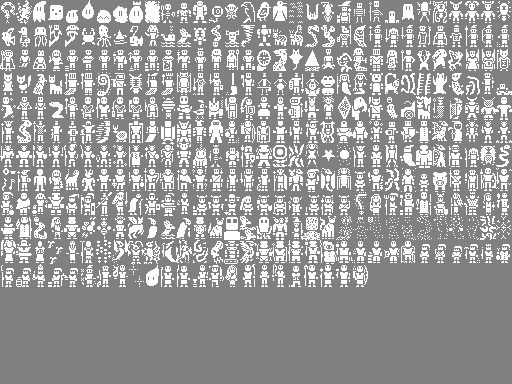
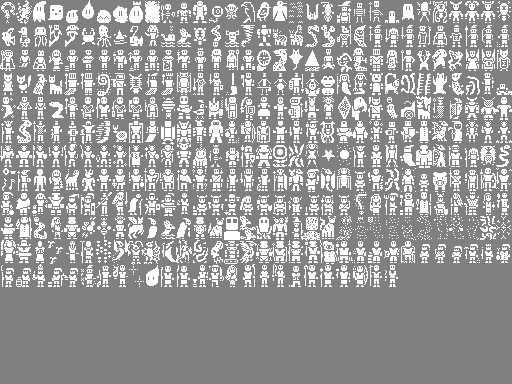
Layered file, before and after one edit (512px x 384px). Changes by layer:
painted on "creature_sprites.png" over [left=369, top=265, right=398, bottom=287]
